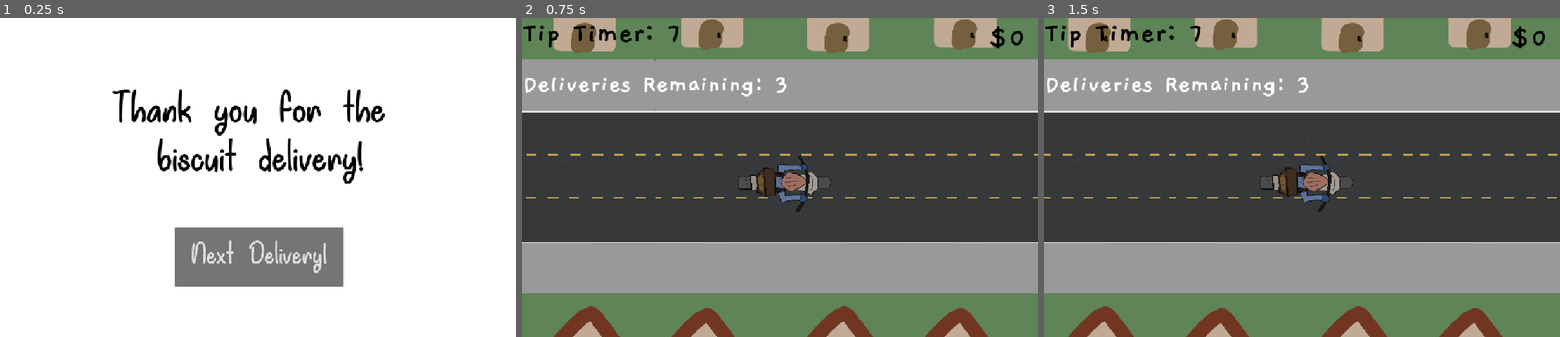
Above: before the commit, frames 1-3 (left to right).
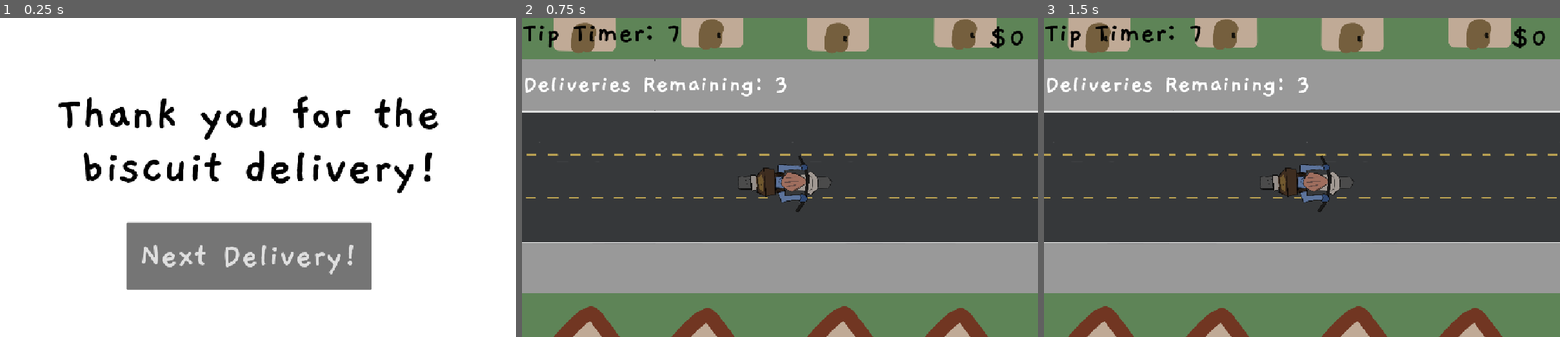
Above: after the commit, the same moments.

Repository: andreaTheCoder/brackeysgamejam
Game: Godot game, scene res://scenes/end_screen.tscn
Two runs of this game, one before a commit and one after it. Both use one fixed random seed, a clock stepped at 60 frames per second and the inputs below. This scene is started directly instead of the project's main scene.
Inputs:
- Up to frame 1 (0.25 s): no input
- Up to frame 2 (0.75 s): click "Next Delivery!" at 0.5 s
- Up to frame 3 (1.5 s): tap Enter at 1.25 s; hold Right (forward) from 1.28 s (still down); hold Space (button) from 1.28 s (still down)

The runs differ from the first frame. In frame 1, 11% of the frame differs, in the area x 11-85%, y 22-86%; in frame 2, nothing differs; in frame 3, nothing differs.

Commit message:
custom font default

Diff:
--- a/project.godot
+++ b/project.godot
@@ -24,6 +24,10 @@
 window/size/viewport_width=1100
 window/size/viewport_height=680
 window/stretch/mode="canvas_items"
+
+[gui]
+
+theme/custom_font="uid://dy7hhgxec3873"
 
 [input]
 
--- a/scenes/end_screen.tscn
+++ b/scenes/end_screen.tscn
@@ -1,7 +1,6 @@
-[gd_scene load_steps=3 format=3 uid="uid://ttc4ydh2mtbv"]
+[gd_scene load_steps=2 format=3 uid="uid://ttc4ydh2mtbv"]
 
 [ext_resource type="Script" uid="uid://bpbn0bg6d3e1q" path="res://scripts/end_screen.gd" id="1_6e1uj"]
-[ext_resource type="FontFile" uid="uid://dwugsqctkdvhw" path="res://assets/bad-unicorn-font/BadUnicornDemoRegular-BVWx.ttf" id="2_jc7ji"]
 
 [node name="end_screen" type="Node2D"]
 script = ExtResource("1_6e1uj")
@@ -28,7 +27,6 @@
 grow_vertical = 2
 size_flags_horizontal = 4
 theme_override_colors/font_color = Color(0, 0, 0, 1)
-theme_override_fonts/font = ExtResource("2_jc7ji")
 theme_override_font_sizes/font_size = 110
 text = "Thank you for the
 biscuit delivery!"
@@ -43,10 +41,9 @@
 
 [node name="Button" type="Button" parent="Control"]
 layout_mode = 0
-offset_left = 372.0
-offset_top = 445.0
-offset_right = 732.0
-offset_bottom = 572.0
-theme_override_fonts/font = ExtResource("2_jc7ji")
+offset_left = 269.0
+offset_top = 435.0
+offset_right = 792.0
+offset_bottom = 579.0
 theme_override_font_sizes/font_size = 75
 text = "Next Delivery!"
